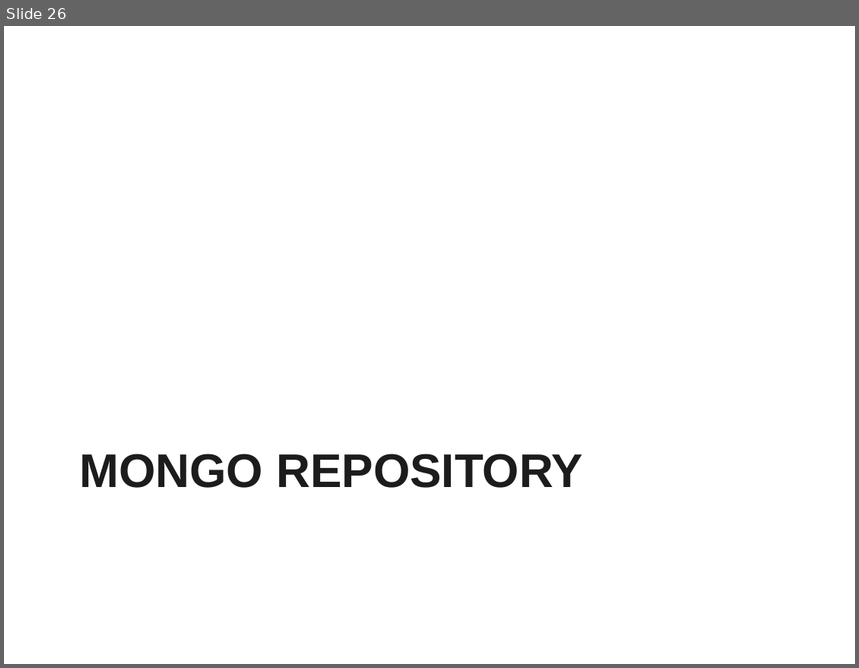
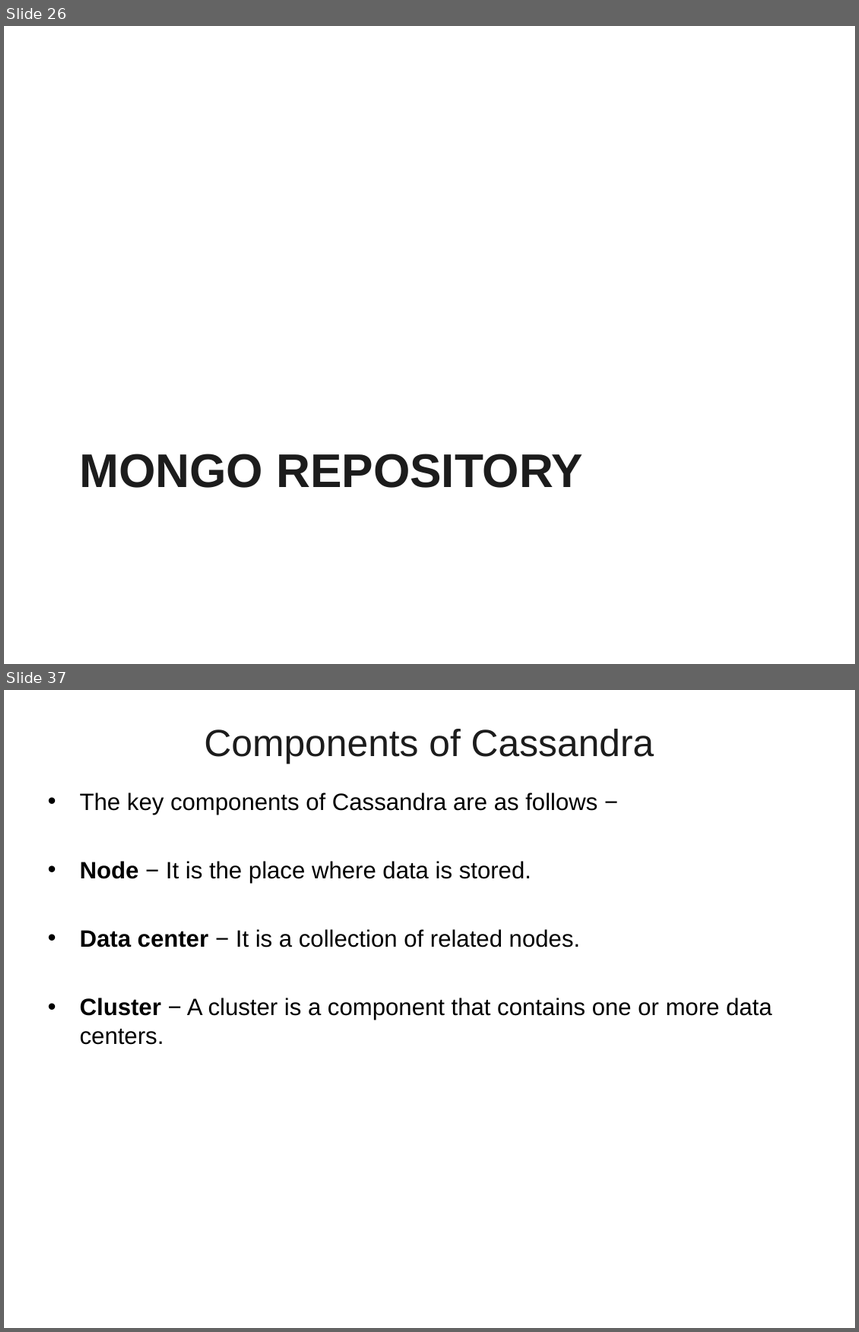
Before and after one commit to vicky-sai/PPTs, a slide deck: SpringData_NoSQL.ppt. Shown one above the other, each under a label of ours: slide 26 before the commit, slides 26 and 37 after it; the slides between them are not shown. The pictures are 859x668 and 859x1332 pixels, drawn with LibreOffice and Linux fonts; fonts in the diff are those of the drawing; background and template pictures are left out. Boxes give left, top, right and bottom in pixels: in the first picture for what was removed or moved away, otherwise in the second. Text is boxed around its words. In the diff, an @@ line names an element or a change of style, - is before the commit and + after.

```diff
--- a/SpringData_NoSQL.ppt
+++ b/SpringData_NoSQL.ppt
@@ slide 37 added at (4,690,855,1328), background picture (left out) @@
@@ title added at (204,729,655,764), 32 pt, text #1C1C1C @@
+Components of Cassandra
@@ text added at (80,793,772,1045), 20 pt, text #000000 @@
+• The key components of Cassandra are as follows −
+• Node − It is the place where data is stored.
+• Data center − It is a collection of related nodes.
+• Cluster − A cluster is a component that contains one or more data centers.
```
Also in this commit, not shown: 1 slide changed, 28 other slides added, 3 slides removed.
